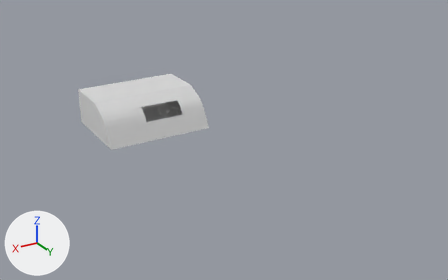
Before and after pictures for a commit that changed the FBX model Assets/Models/SpaceshipCabin/spaceshipCabin.fbx.
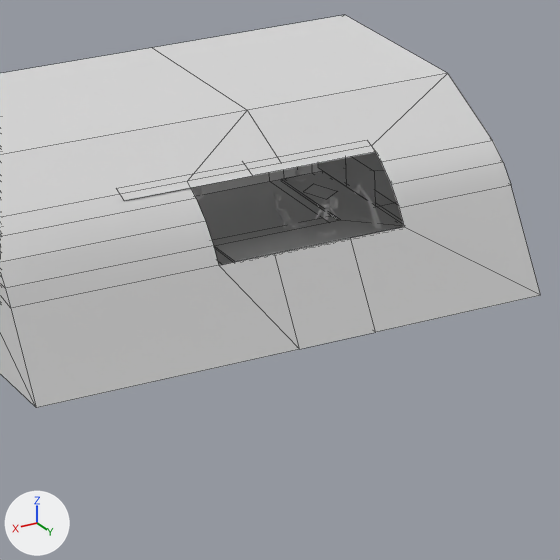
Old and new are each drawn from a 50 mm lens placed at (1.22, 2.75, 1.17), pointed at (-0.27, 0.26, -0.07) and again close up on the part from 23% to 48% of the width and 25% to 64% of the height. The lights are fixed; the arrows at lower left show +X, +Y and +Z. The close-ups show mesh edges as thin lines. Everything nearer to the camera than a plane just in front of the edit is cut away. Materials are left out; every surface is plain grey. Where no turn or scale is listed for an object, it has been applied to the vertices. Vertices at the same position are counted once.

The first close-up shows 'jalousie', 'kabine', 'screen1', 'shadowmesh', 'tisch1'.
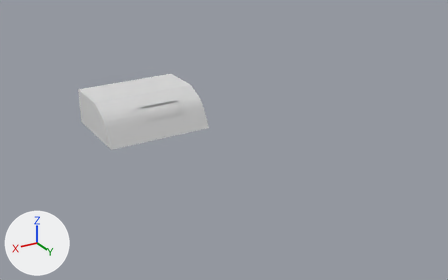
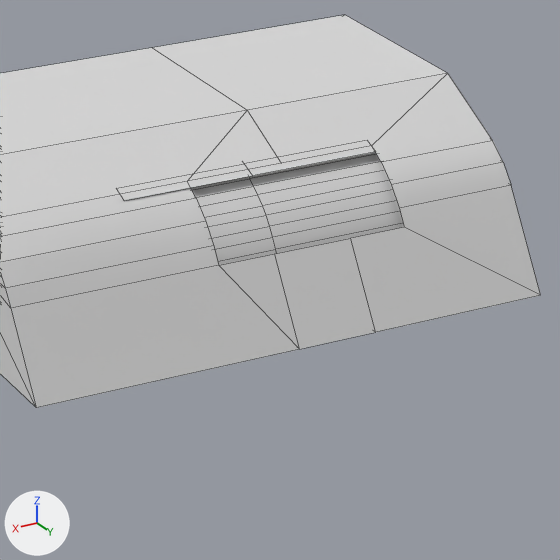
Where the newer file only moved an object's origin or applied its transform, the numbers keep the older frame.

Where the change shows, as pixel boxes (x1, y1, x2, y2) in the close-ups (560 x 560 px; the box of a moved part takes in the faces that stretch with it):
'scheibe', added: after (191, 152, 404, 265)
'tisch1', reshaped (not visible afterwards): before (214, 171, 404, 262)
part 1 of me_mesh_005, moved or reshaped (not visible afterwards): before (214, 246, 235, 262)
part 2 of me_mesh_005, moved or reshaped (not visible afterwards): before (281, 180, 340, 220)
part 3 of me_mesh_005, moved or reshaped (not visible afterwards): before (215, 220, 404, 262)
part 4 of me_mesh_005, moved or reshaped (not visible afterwards): before (281, 171, 404, 226)
'kabine', unchanged, covered by the edit: before (191, 152, 403, 265)

What changed in the scene script:
```text
Change me_mesh_005:
    where me_mesh_005.from_pydata(...)  # 12 vertices, 10 faces; spans x -0.129..0.057, y -0.105..0.081, z 0.033..0.036
    used by ob_tisch1; location = (0.0, 0.0, 0.0)
    me_mesh_005 part 1: all 2 vertices in x 0.057, y 0.033, z 0.033..0.036 are moved by (-0.031, -0.066, 0.0)
    me_mesh_005 part 2: all 2 vertices in x -0.081, y -0.105, z 0.033..0.036 are moved by (0.162, 0.21, 0.0)
    me_mesh_005 part 3: all 2 vertices in x -0.129, y 0.081, z 0.033..0.036 are moved by (0.258, -0.162, 0.0)
    me_mesh_005 part 4: all 2 vertices in x -0.129, y -0.105, z 0.033..0.036 are moved by (0.258, 0.21, 0.0)
Add me_mesh_005_1:
    me_mesh_005_1.from_pydata(...)  # 64 vertices, 58 faces; spans x -0.105..0.174, y 0.063..0.131, z 0.047..0.119
Add ob_scheibe:
    ob_scheibe = bpy.data.objects.new('scheibe', me_mesh_005_1)
    ob_scheibe.location = (0.0, 0.0, 0.0)
```
